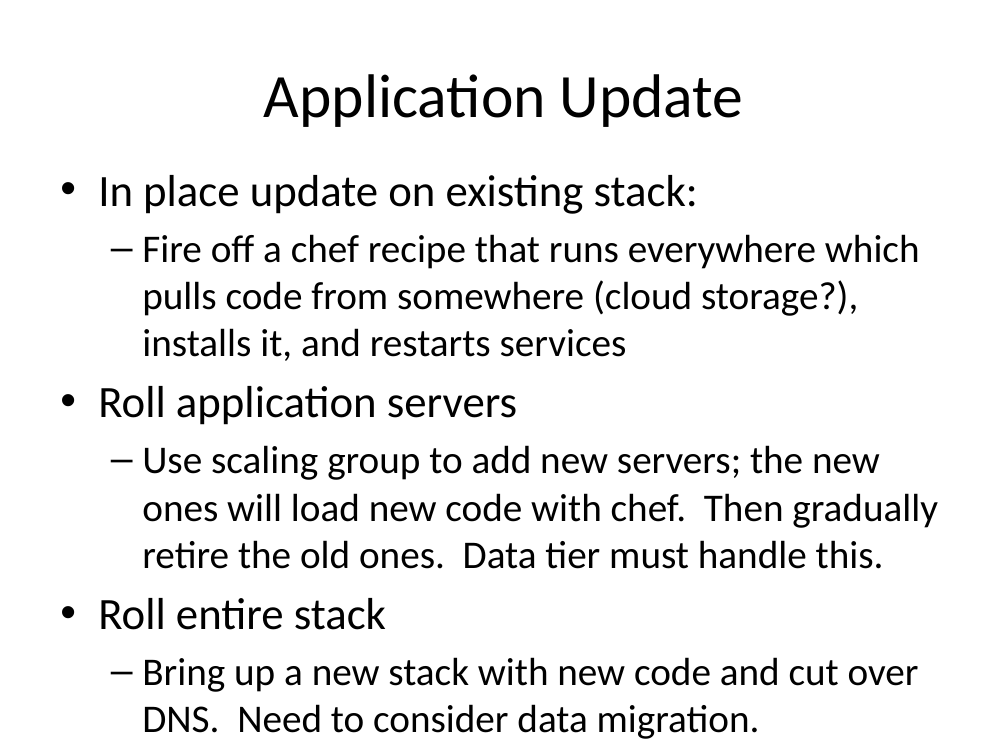
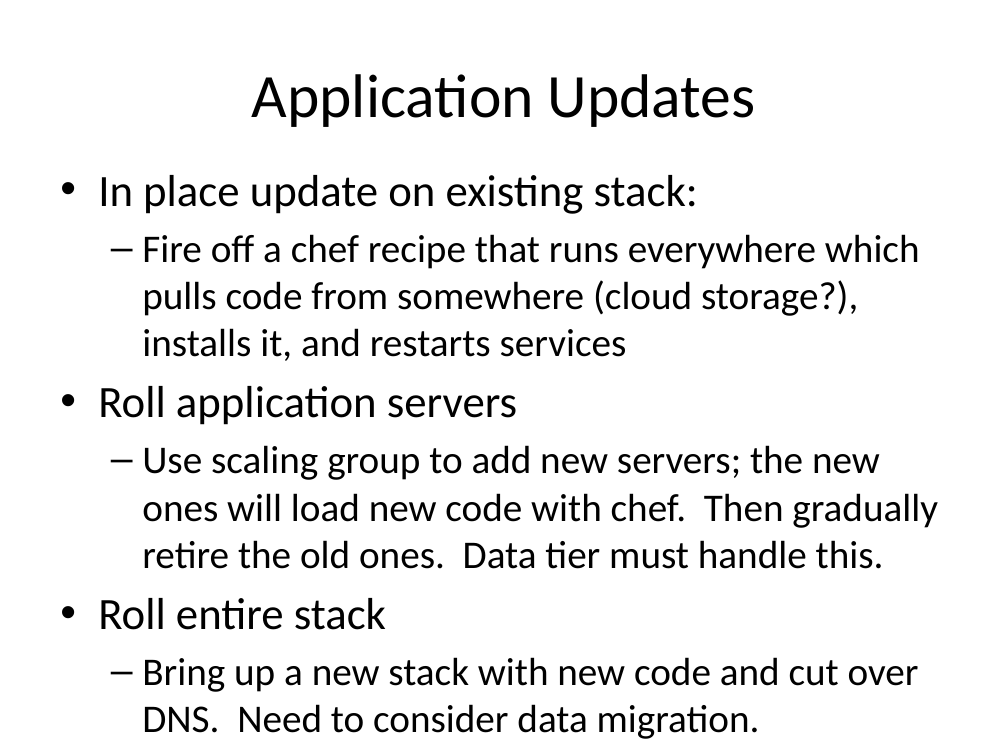
Before and after one commit to Milstein/bsu-cloud-computing, a slide deck: slide 37 of presentation/CloudComputingConfigurationManagement.pptx. Drawn at 1008x756 pixels with LibreOffice and Linux fonts; fonts in the diff are those of the drawing. Boxes give left, top, right and bottom in pixels: in the first picture for what was removed or moved away, otherwise in the second. Text is boxed around its words. In the diff, an @@ line names an element or a change of style, - is before the commit and + after.

```diff
--- a/presentation/CloudComputingConfigurationManagement.pptx
+++ b/presentation/CloudComputingConfigurationManagement.pptx
@@ title at [252,74,756,127]: text changed @@
-Application Update
+Application Updates
```
Also in this commit, not shown: 10 other slides changed, 2 slides added, 9 other files.
